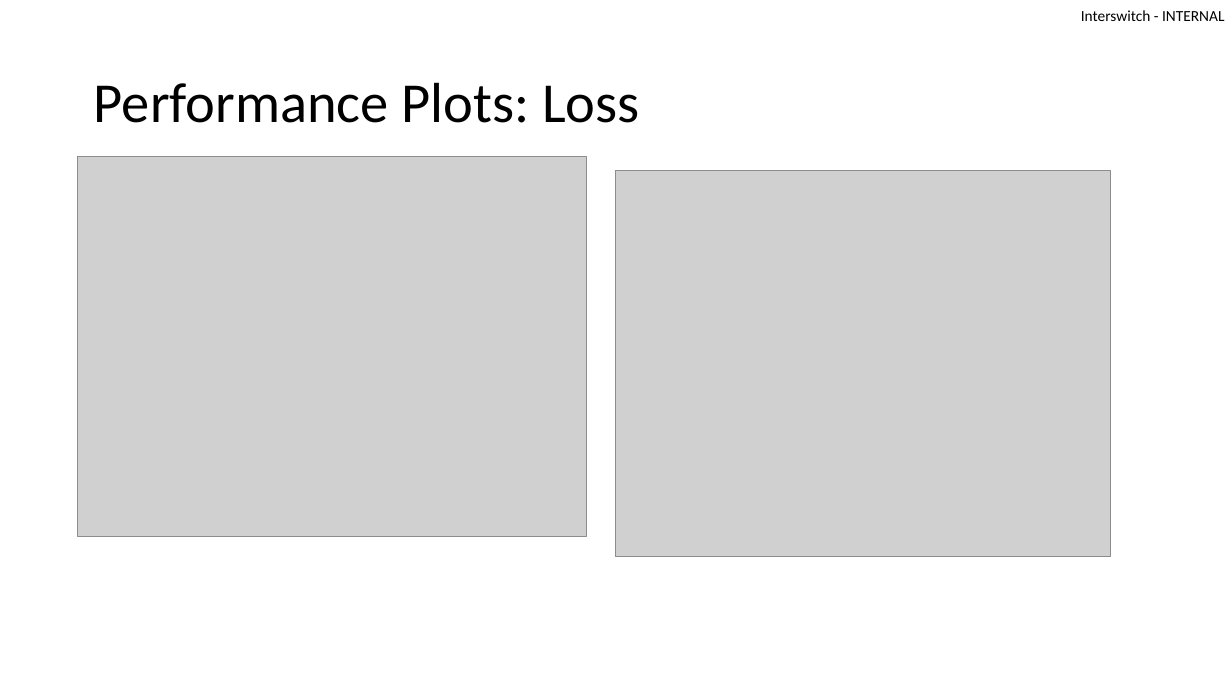
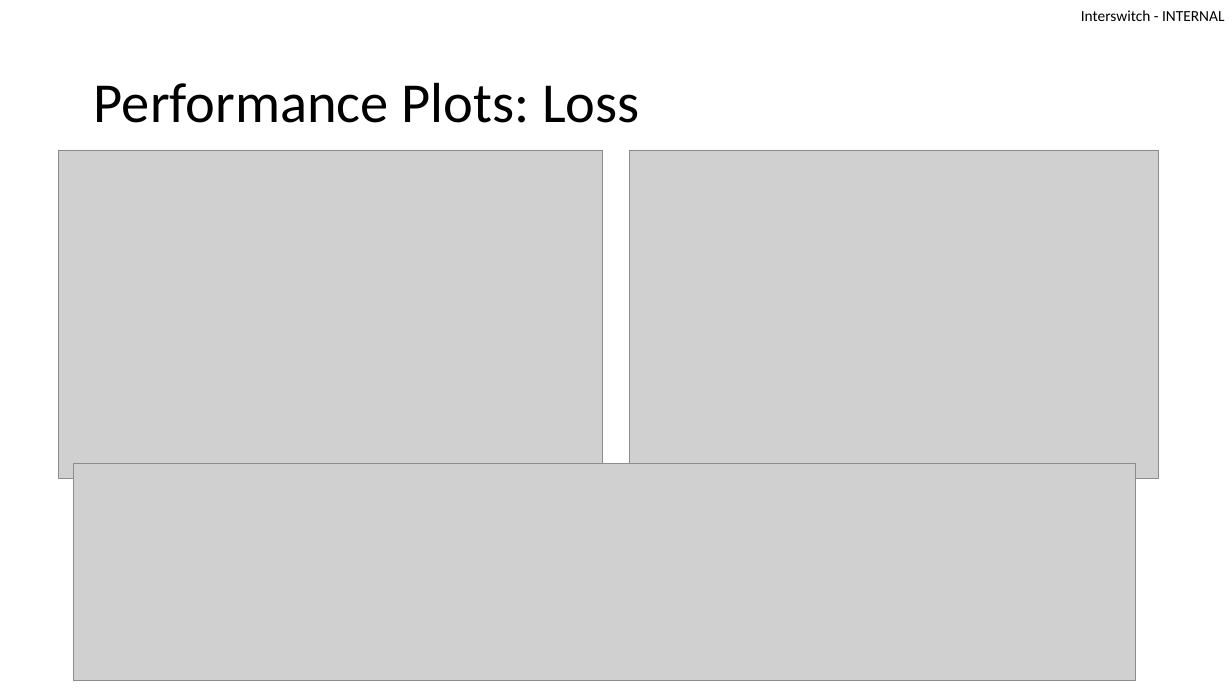
Before and after one commit to Lusomaj/Deep_Learning_individual_Project_jl, a slide deck: slide 8 of OpacityPowerPointJosephLusoma.pptx. Drawn at 1232x693 pixels with LibreOffice and Linux fonts; fonts in the diff are those of the drawing; grey boxes stand for pictures. Boxes give left, top, right and bottom in pixels: in the first picture for what was removed or moved away, otherwise in the second. Text is boxed around its words. In the diff, an @@ line names an element or a change of style, - is before the commit and + after.

```diff
--- a/OpacityPowerPointJosephLusoma.pptx
+++ b/OpacityPowerPointJosephLusoma.pptx
@@ picture resized from (x1=78, y1=157, x2=587, y2=537) to (x1=58, y1=150, x2=603, y2=479) @@
@@ picture resized from (x1=616, y1=171, x2=1112, y2=557) to (x1=629, y1=150, x2=1159, y2=479) @@
@@ picture added at (x1=73, y1=464, x2=1136, y2=680) @@
```
Also in this commit, not shown: 9 other slides changed, 3 other files.
